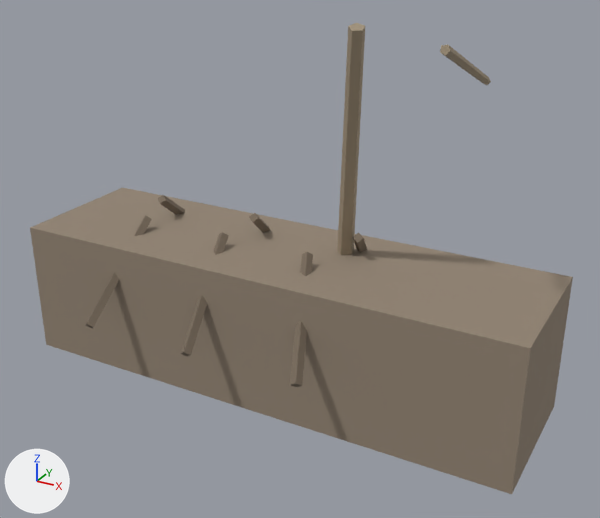
An edit to the glTF model game/wander/assets/shipwreck.glb, drawn before and after from the same camera.
Both versions are drawn from a 50 mm camera at (6.46, -11.14, 8.07) aimed at (0.36, -0.05, 2.52). The axes (+X, +Y, +Z) are drawn at lower left. The lights are the same throughout. The picture after the commit comes second. Vertices at exactly the same position are counted once.

Objects in the first picture: 'shipwreck'.
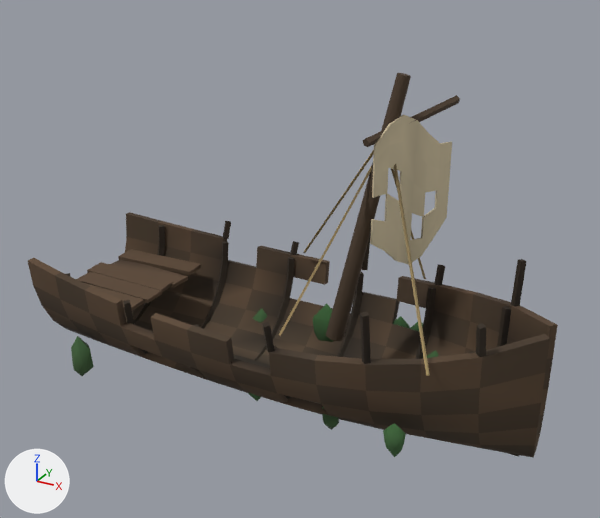
Location of each change, (x1, y1, x2, y2) in pixels of the pictures (600 x 518 px):
'shipwreck', reshaped, moved, recoloured (18% shorter): before (30, 23, 573, 494); after (28, 73, 558, 458)
part 1 of me_cube, rebuilt: before (337, 23, 365, 255); after (326, 73, 411, 341)
part 2 of me_cube, rebuilt (20% shorter): before (30, 188, 573, 494); after (28, 212, 558, 458)
part 3 of me_cube, deleted (beige): before (440, 45, 491, 85)
part 4 of me_cube, reshaped: before (86, 195, 367, 387); after (66, 95, 527, 457)

The change, as a list of edits to the scene's bpy script:
```text
Add mat_wander:
    mat_wander = bpy.data.materials.new('wander')
    mat_wander.use_nodes = True; mat_wander.node_tree.nodes.clear()
    _N = mat_wander.node_tree.nodes; _L = mat_wander.node_tree.links
    n0 = _N.new('ShaderNodeBsdfPrincipled'); n0.name = 'Principled BSDF'
    n0.inputs[2].default_value = 0.92  # 'Roughness'
    n1 = _N.new('ShaderNodeOutputMaterial'); n1.name = 'Material Output'
    n2 = _N.new('ShaderNodeVertexColor'); n2.name = 'Color Attribute'
    _L.new(n0.outputs[0], n1.inputs[0])  # 'BSDF' to 'Surface'
    _L.new(n2.outputs[0], n0.inputs[0])  # 'Color' to 'Base Color'
Change me_cube:
    used by ob_shipwreck; location = (0.0, 0.0, 1.2)
    remove me_cube.from_pydata(...)  # 76 vertices, 116 faces; spans x -4.5..4.5, y -2.07..2.23, z -1.02..5.28
    remove me_cube.materials.append(mat_wreck_hull)  # brown #938473
    remove me_cube.materials.append(mat_wreck_mast)  # beige #a2937c
    remove me_cube.materials.append(mat_wreck_dark)  # brown #7c6e5f
    add me_cube.from_pydata(...)  # 1321 vertices, 2252 faces; spans x -4.51..4.55, y -1.87..1.92, z -0.18..5.62
    me_cube part 1: the loose piece of 10 vertices spanning x 0.63..1.73, y -0.9..0.91, z 0.32..5.28 is rebuilt with 12 vertices and now spans x 0.86..1.9, y -0.16..0.66, z 1.17..5.62, in mat_wander
    me_cube part 2: the loose piece of 8 vertices spanning x -4.5..4.5, y -1.28..1.28, z -1.02..1.38 is rebuilt with 336 vertices and now spans x -4.51..4.55, y -1.77..1.77, z -0.02..2.24, in mat_wander
    me_cube part 3: the loose piece of 10 vertices spanning x 2.52..3.09, y -1.23..2.23, z 4.01..5.18 is deleted
    me_cube part 4: 48 vertices removed from x -2.69..1.42, y -2.07..2.22, z 0.12..1.88; 973 vertices added at x -4.3..4.3, y -1.87..1.92, z -0.18..5.07
    add me_cube.materials.append(mat_wander)
Change ob_shipwreck:
    ob_shipwreck.location: (0.0, 0.0, 1.2) -> (0.0, 0.0, 0.0)
```
